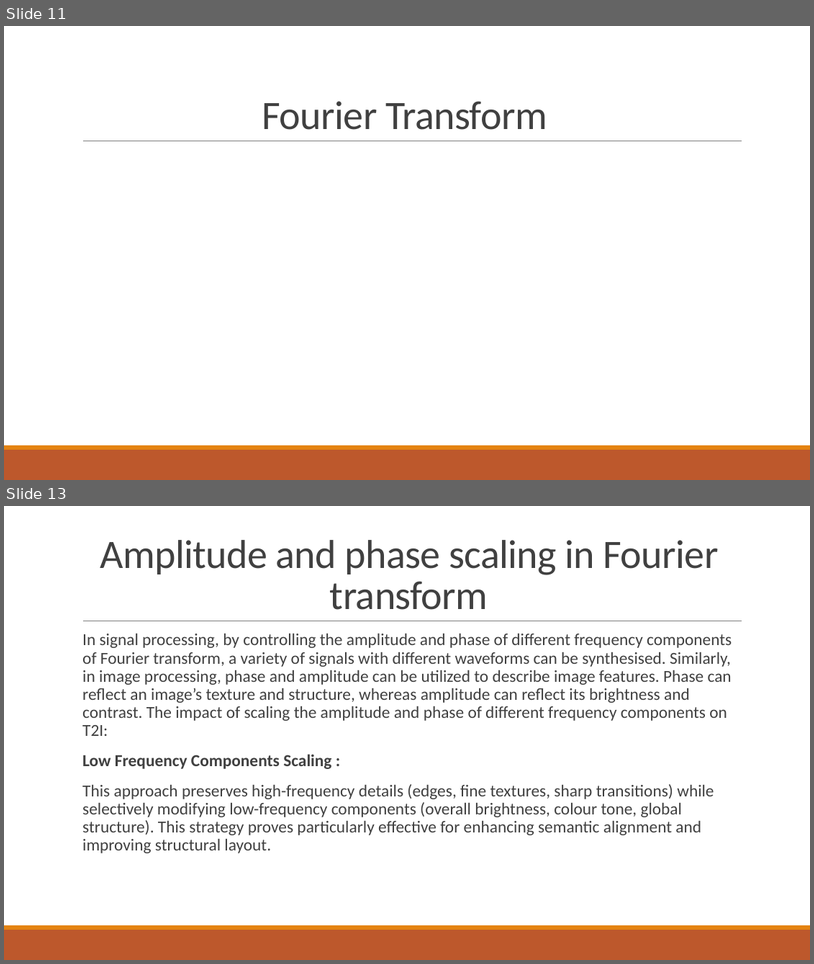
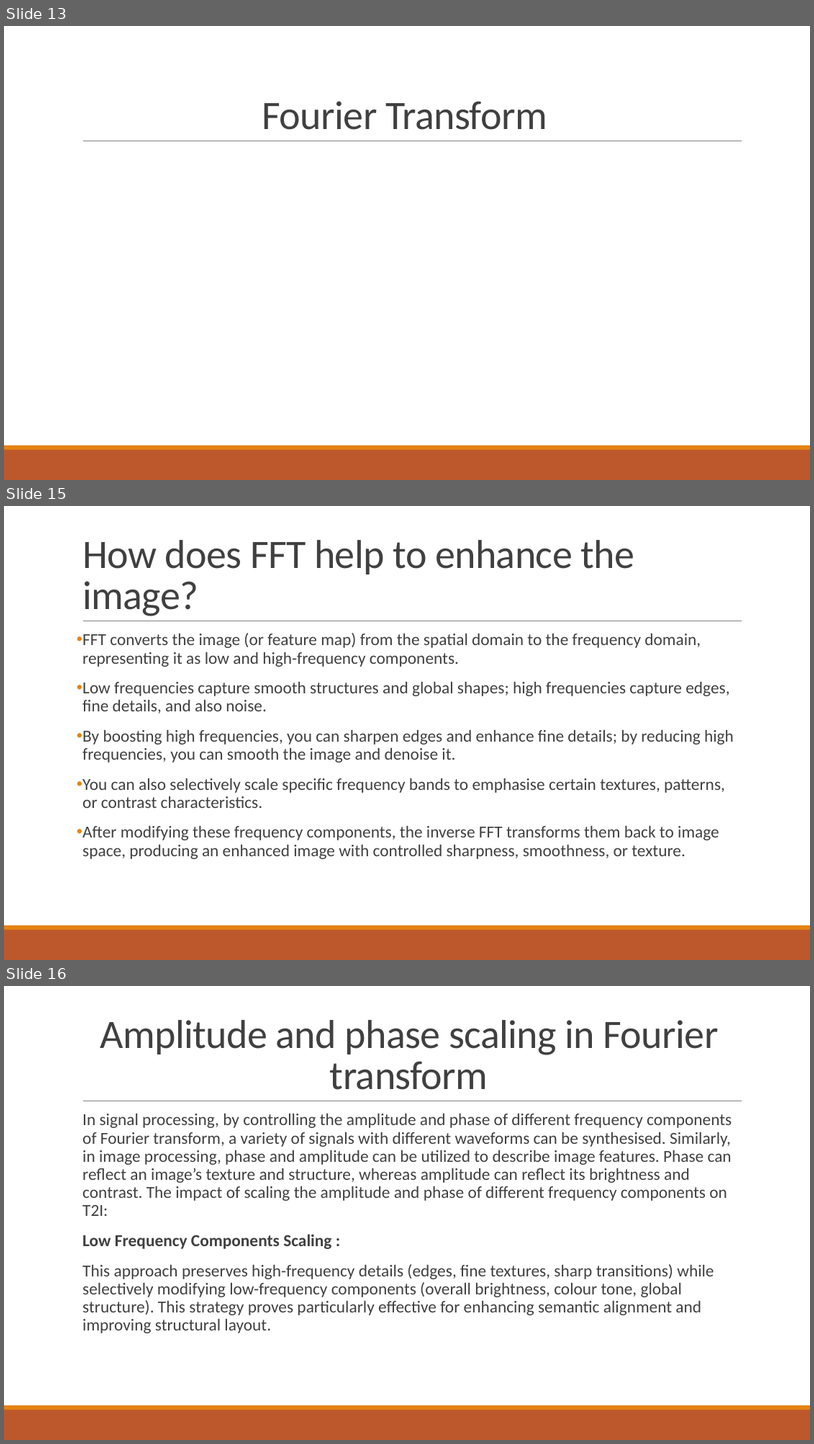
Before and after one commit to mithulpranav24/D13_MFC4_DMFFT, a slide deck: docs/Presentation.pptx. Shown one above the other, each under a label of ours: slides 11 and 13 before the commit, slides 13, 15 and 16 after it; the slides between them are not shown. The pictures are 814x964 and 814x1444 pixels, drawn with LibreOffice and Linux fonts; fonts in the diff are those of the drawing; grey boxes stand for pictures. Boxes give left, top, right and bottom in pixels: in the first picture for what was removed or moved away, otherwise in the second. Text is boxed around its words. In the diff, an @@ line names an element or a change of style, - is before the commit and + after.

```diff
--- a/docs/Presentation.pptx
+++ b/docs/Presentation.pptx
@@ slide 15 added at (4, 506, 810, 960), background #FFFFFF; not listed: 3 template elements that a slide beside it also shows @@
@@ title added at (82, 540, 635, 616), 48 pt, text #404040 @@
+How does FFT help to enhance the image?
@@ text added at (82, 633, 734, 859), 20 pt, text #404040 @@
+• FFT converts the image (or feature map) from the spatial domain to the frequency domain, representing it as low and high-frequency components.
+• Low frequencies capture smooth structures and global shapes; high frequencies capture edges, fine details, and also noise.
+• By boosting high frequencies, you can sharpen edges and enhance fine details; by reducing high frequencies, you can smooth the image and denoise it.
+• You can also selectively scale specific frequency bands to emphasise certain textures, patterns, or contrast characteristics.
+• After modifying these frequency components, the inverse FFT transforms them back to image space, producing an enhanced image with controlled sharpness, smoothness, or texture.
@@ what was slide 11 is now slide 13 @@
@@ what was slide 13 is now slide 16 @@
```
Also in this commit, not shown: 1 slide changed, 12 other slides added, 8 slides removed.
